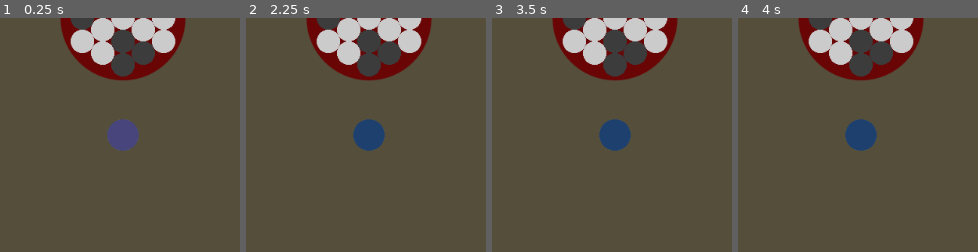
Above: before the commit, frames 1-4 (left to right).
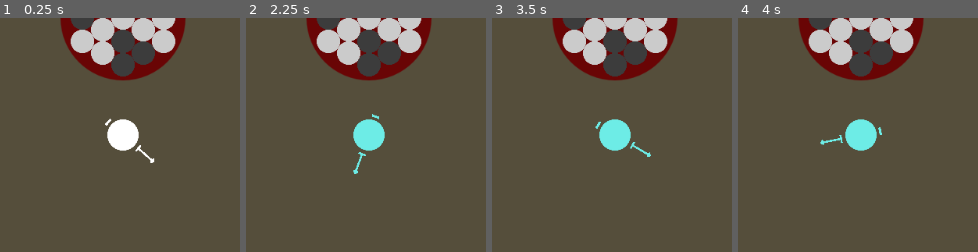
Above: after the commit, the same moments.

Repository: Ajver/Carrom
Game: Godot game, scene res://Scenes/Board/Board.tscn
The game is run twice, just before and just after one commit, with the same random seed, the same clock (stepped at 60 frames per second) and the same inputs.
Inputs (mouse positions are % of the whole screen's width and height, from its top left):
- Up to frame 1 (0.25 s): no input
- Up to frame 2 (2.25 s): tap Enter at 0.5, 2 s; move the mouse to (50, 75) at 0.52 s; click (50, 75) at 0.6 s; tap Space at 1.25 s; hold S 1.28-2.03 s; click (50, 75) at 1.35 s; move the mouse to (67, 28) at 2.02 s; hold Q from 2.03 s (still down)
- Up to frame 3 (3.5 s): click (67, 28) at 2.3 s; tap Space at 2.75 s; move the mouse to (42, 70) at 2.77 s; release Q at 2.78 s; click (42, 70) at 2.85 s
- Up to frame 4 (4 s): tap Enter at 3.5 s; move the mouse to (outside the picture) at 3.52 s; hold S from 3.53 s (still down); click (outside the picture) at 3.6 s
The pictures show only the part of the screen within x 25-75%, y 50-100%; the shares and areas given below are measured in that part.

The runs differ from the first frame. In frame 1, 1.6% of the frame differs, in the area x 43-65%, y 42-62%; in frame 2, 1.6%; in frame 3, 1.6%; in frame 4, 1.6%.

Commit message:
Add pushing

Diff:
--- a/Scenes/Board/Board.gd
+++ b/Scenes/Board/Board.gd
@@ -2,12 +2,15 @@
 
 onready var disk_manager = $DisksManager
 
-func _ready():
+func _ready() -> void:
 	new_game()
 
-func new_game():
+func new_game() -> void:
 	disk_manager.new_game()
 
-func _input(event):
+func _input(event) -> void:
 	if Input.is_key_pressed(KEY_S):
 		new_game()
+
+func make_everything_rigid() -> void:
+	disk_manager.make_everything_rigid()
--- a/Scenes/Board/Corner.tscn
+++ b/Scenes/Board/Corner.tscn
@@ -8,7 +8,8 @@
 
 [node name="Corner" type="Area2D"]
 modulate = Color( 0.152941, 0.152941, 0.152941, 1 )
-position = Vector2( 235, 15 )
+collision_layer = 8
+collision_mask = 0
 
 [node name="Sprite" type="Sprite" parent="."]
 scale = Vector2( 0.15, 0.15 )
--- a/Scenes/Board/DisksManager.gd
+++ b/Scenes/Board/DisksManager.gd
@@ -62,3 +62,7 @@
 		main_disk.collision_layer = 0
 		add_child(main_disk)
 		has_main_disk = true
+
+func make_everything_rigid() -> void:
+	for disk in get_children():
+		disk.make_rigid()
--- a/Scenes/Disks/Disk.gd
+++ b/Scenes/Disks/Disk.gd
@@ -1 +1,7 @@
 extends RigidBody2D
+
+func _physics_process(delta):
+	pass
+
+func make_rigid() -> void:
+	mode = MODE_RIGID
--- a/Scenes/Disks/Disk.tscn
+++ b/Scenes/Disks/Disk.tscn
@@ -7,12 +7,15 @@
 radius = 15.0
 
 [sub_resource type="CircleShape2D" id=2]
-radius = 16.0
+radius = 15.0
 
 [node name="Disk" type="RigidBody2D" groups=[
 "disks",
 ]]
 mode = 1
+mass = 0.5
+continuous_cd = 2
+linear_damp = 1.0
 script = ExtResource( 1 )
 
 [node name="Sprite" type="Sprite" parent="."]
@@ -23,6 +26,8 @@
 shape = SubResource( 1 )
 
 [node name="Area2D" type="Area2D" parent="."]
+collision_layer = 2
+collision_mask = 2
 
 [node name="CollisionShape2D" type="CollisionShape2D" parent="Area2D"]
 shape = SubResource( 2 )
--- a/Scenes/Disks/MainDisk.gd
+++ b/Scenes/Disks/MainDisk.gd
@@ -4,6 +4,7 @@
 var is_mouse_in = false
 
 onready var area = $Area2D
+onready var pointer = $Pointer
 
 var previous_position : Vector2
 
@@ -12,7 +13,7 @@
 	Color8(110, 237, 182)
 ]
 
-func _input(event):
+func _input(event) -> void:
 	if mode == MODE_RIGID:
 		return
 
@@ -30,7 +31,7 @@
 		if Input.is_action_just_pressed("grab"):
 			is_holded = true
 
-func _physics_process(delta):
+func _physics_process(delta) -> void:
 	previous_position = global_position
 
 	if area.position == Vector2.ZERO:
@@ -41,14 +42,19 @@
 		global_position = area.global_position
 		area.position = Vector2.ZERO
 
-func _on_Mouse_entered():
+func _on_Mouse_entered() -> void:
 	is_mouse_in = true
 	modulate = COLORS[1]
+	pointer.hide()
 
-func _on_Mouse_exited():
+func _on_Mouse_exited() -> void:
 	is_mouse_in = false
 	if not is_holded:
 		modulate = COLORS[0]
+	pointer.show()
 
-func _on_Area2D_area_entered(area):
+func _on_Area2D_area_entered(area) -> void:
 	global_position = previous_position
+
+func make_rigid() -> void:
+	mode = MODE_RIGID
--- a/Scenes/Disks/MainDisk.tscn
+++ b/Scenes/Disks/MainDisk.tscn
@@ -1,8 +1,9 @@
-[gd_scene load_steps=6 format=2]
+[gd_scene load_steps=7 format=2]
 
-[ext_resource path="res://Scenes/Disks/Disk.tscn" type="PackedScene" id=1]
-[ext_resource path="res://Scenes/Disks/MainDisk.gd" type="Script" id=2]
-[ext_resource path="res://circle.png" type="Texture" id=3]
+[ext_resource path="res://Scenes/Disks/MainDisk.gd" type="Script" id=1]
+[ext_resource path="res://circle.png" type="Texture" id=2]
+[ext_resource path="res://Scenes/Disks/Pointer.gd" type="Script" id=3]
+[ext_resource path="res://OnePixel.png" type="Texture" id=4]
 
 [sub_resource type="CircleShape2D" id=1]
 radius = 20.0
@@ -10,28 +11,66 @@
 [sub_resource type="CircleShape2D" id=2]
 radius = 20.0
 
-[node name="MainDisk" index="0" instance=ExtResource( 1 )]
+[node name="MainDisk" type="RigidBody2D" groups=[
+"main_disk",
+"disks",
+]]
+collision_layer = 0
+collision_mask = 32
 mode = 3
-contacts_reported = 10
-contact_monitor = true
-script = ExtResource( 2 )
+mass = 0.89
+continuous_cd = 2
+linear_damp = 1.0
+angular_damp = 1.0
+script = ExtResource( 1 )
 
-[node name="Sprite" parent="." index="0"]
-modulate = Color( 0.431373, 0.929412, 0.905882, 1 )
+[node name="Sprite" type="Sprite" parent="."]
 scale = Vector2( 0.2, 0.2 )
+texture = ExtResource( 2 )
 
-[node name="CollisionShape2D" parent="." index="1"]
+[node name="CollisionShape2D" type="CollisionShape2D" parent="."]
 shape = SubResource( 1 )
 
-[node name="CollisionShape2D" parent="Area2D" index="0"]
+[node name="Area2D" type="Area2D" parent="."]
+collision_layer = 4
+collision_mask = 18
+
+[node name="CollisionShape2D" type="CollisionShape2D" parent="Area2D"]
 shape = SubResource( 2 )
 
-[node name="Sprite" type="Sprite" parent="Area2D" index="1"]
-modulate = Color( 0.223529, 0.0313726, 0.329412, 0.733333 )
-scale = Vector2( 0.2, 0.2 )
-texture = ExtResource( 3 )
-[connection signal="mouse_entered" from="." to="." method="_on_Mouse_entered"]
-[connection signal="mouse_exited" from="." to="." method="_on_Mouse_exited"]
+[node name="Pointer" type="Node2D" parent="."]
+script = ExtResource( 3 )
+
+[node name="Arrow" type="Sprite" parent="Pointer"]
+position = Vector2( 0, -50 )
+rotation = 0.785398
+scale = Vector2( 5, 5 )
+texture = ExtResource( 4 )
+
+[node name="Sprite" type="Sprite" parent="Pointer/Arrow"]
+position = Vector2( 1.5, 1.5 )
+rotation = -0.785398
+scale = Vector2( 0.5, 5 )
+texture = ExtResource( 4 )
+
+[node name="Sprite2" type="Sprite" parent="Pointer/Arrow"]
+position = Vector2( 3.4, 3.4 )
+rotation = -0.785398
+scale = Vector2( 2, 0.5 )
+texture = ExtResource( 4 )
+
+[node name="SpringBase" type="Sprite" parent="Pointer"]
+position = Vector2( 0, 25 )
+scale = Vector2( 10, 3 )
+texture = ExtResource( 4 )
+
+[node name="Spring" type="Sprite" parent="Pointer/SpringBase"]
+position = Vector2( 0, 0.5 )
+scale = Vector2( 0.3, 1e-005 )
+texture = ExtResource( 4 )
+centered = false
+offset = Vector2( -0.5, 0 )
+
 [connection signal="area_entered" from="Area2D" to="." method="_on_Area2D_area_entered"]
 [connection signal="mouse_entered" from="Area2D" to="." method="_on_Mouse_entered"]
 [connection signal="mouse_exited" from="Area2D" to="." method="_on_Mouse_exited"]
--- /dev/null
+++ b/Scenes/Disks/Pointer.gd
@@ -0,0 +1,58 @@
+extends Node2D
+
+onready var board = get_node("/root/Board")
+onready var main_disk = get_parent()
+onready var spring = $SpringBase/Spring
+
+var is_stringing : bool = false
+var string_start_position : Vector2
+
+var MAX_STRENGHT : float = 100.0
+var STRENGHT_MOD : float = 20.0
+
+func _input(event):
+	if not visible:
+		if Input.is_action_just_released("grab"):
+			is_stringing = false
+			spring.scale.y = 0
+		return
+
+	if is_stringing:
+		if event is InputEventMouseMotion:
+			var string_strengt = get_string_strenght()
+			spring.scale.y = string_strengt / 3
+		elif Input.is_action_just_released("grab"):
+			shot()
+			is_stringing = false
+			spring.scale.y = 0
+	elif Input.is_action_just_pressed("grab"):
+		string_start_position = event.position
+		is_stringing = true
+
+func _process(delta):
+	var mouse_position = get_viewport().get_mouse_position()
+	var diff = mouse_position - global_position
+	var angle = atan2(diff.x, diff.y)
+	global_rotation = -angle
+
+func get_string_strenght() -> float:
+	var mouse_position = get_viewport().get_mouse_position()
+	var diff = string_start_position - mouse_position
+	return min(diff.length(), MAX_STRENGHT)
+
+func shot():
+	var string_strengt = get_string_strenght()
+
+	if string_strengt == 0:
+		return
+
+	string_strengt *= STRENGHT_MOD
+
+	var impulse : Vector2
+	impulse.x = sin(global_rotation) * string_strengt
+	impulse.y = -cos(global_rotation) * string_strengt
+
+	board.make_everything_rigid()
+	main_disk.apply_central_impulse(impulse)
+
+	print("Shot: ", string_strengt)
--- a/project.godot
+++ b/project.godot
@@ -32,6 +32,14 @@
  ]
 }
 
+[layer_names]
+
+2d_physics/layer_2="disk"
+2d_physics/layer_3="main_disk"
+2d_physics/layer_4="corner"
+2d_physics/layer_5="main_disk_area"
+2d_physics/layer_6="board_edge"
+
 [physics]
 
 2d/default_gravity_vector=Vector2( 0, 0 )
